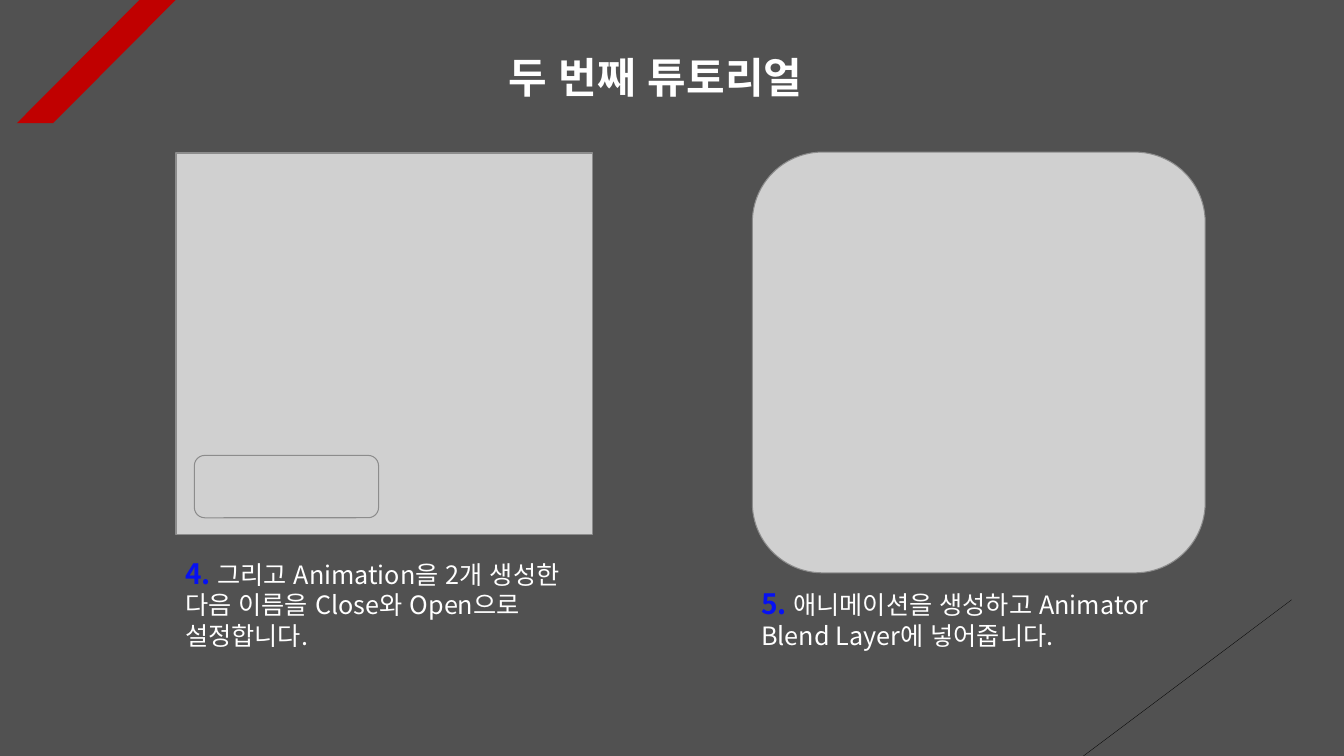
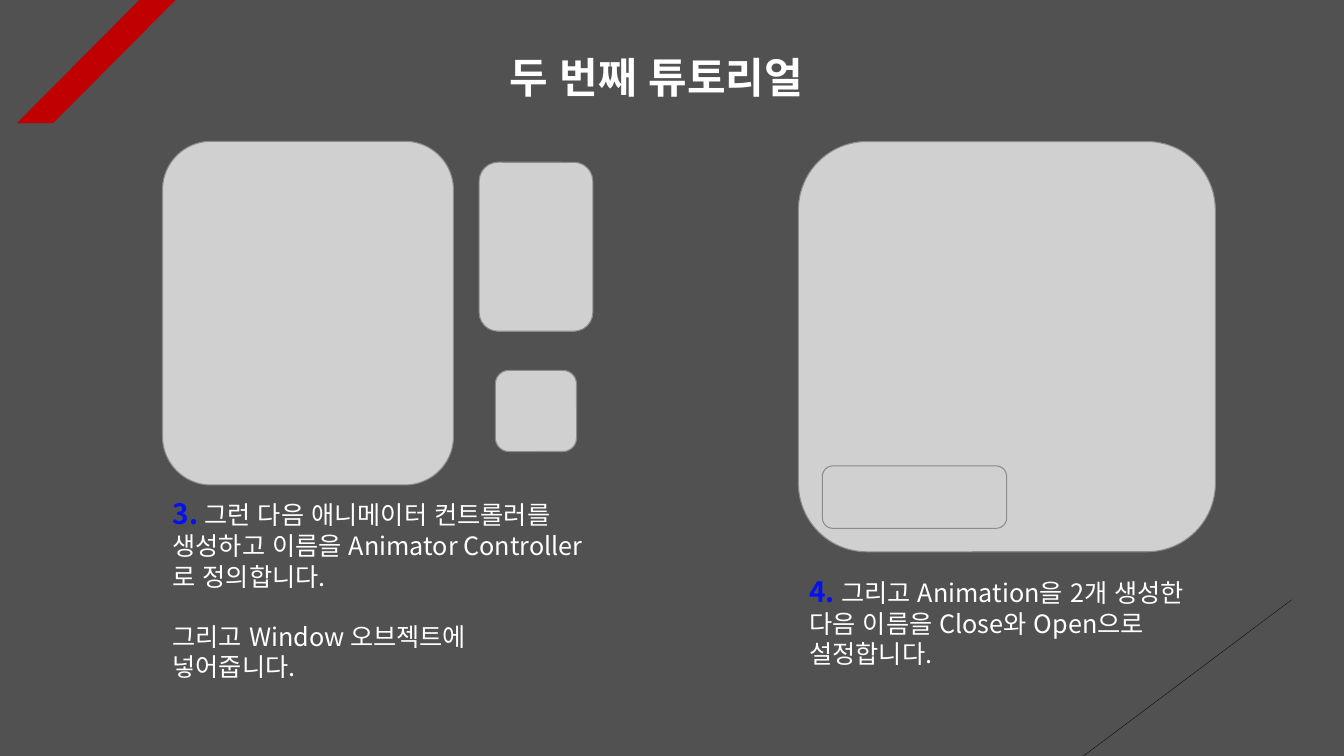
Before and after one commit to Unity2033/3D-UnityEngine, a slide deck: slide 2 of Assets/Class/Animation Clip/PPT Data/Animation Clip Example.pptx. Drawn at 1344x756 pixels with LibreOffice and Linux fonts; fonts in the diff are those of the drawing; grey boxes stand for pictures. Boxes give left, top, right and bottom in pixels: in the first picture for what was removed or moved away, otherwise in the second. Text is boxed around its words. In the diff, an @@ line names an element or a change of style, - is before the commit and + after.

```diff
--- a/Assets/Class/Animation Clip/PPT Data/Animation Clip Example.pptx
+++ b/Assets/Class/Animation Clip/PPT Data/Animation Clip Example.pptx
@@ picture: place and size @@
-picture at <box>176,153,594,534</box>
+picture at <box>162,141,454,485</box>
@@ picture: place and size @@
-picture at <box>752,152,1205,573</box>
+picture at <box>799,141,1216,552</box>
@@ picture added at <box>479,162,593,332</box> @@
@@ picture added at <box>495,370,577,452</box> @@
@@ picture: place and size @@
-picture at <box>195,456,379,518</box>
+picture at <box>823,466,1007,528</box>
@@ text added at <box>173,503,550,678</box>, 18 pt, text #FFFFFF @@
+3. 그런 다음 애니메이터 컨트롤러를 생성하고 이름을 Animator Controller로 정의합니다.
+그리고 Window 오브젝트에 넣어줍니다.
@@ text removed at <box>761,593,1148,651</box> @@
-5. 애니메이션을 생성하고 Animator Blend Layer에 넣어줍니다.
@@ text "4. 그리고 Animation을 2개 생성한 ...": place and size @@
-text "4. 그리고 Animation을 2개 생성한 ..." at <box>185,563,560,647</box>
+text "4. 그리고 Animation을 2개 생성한 ..." at <box>809,581,1184,665</box>
```
Also in this commit, not shown: 8 other slides changed, 14 other files.
